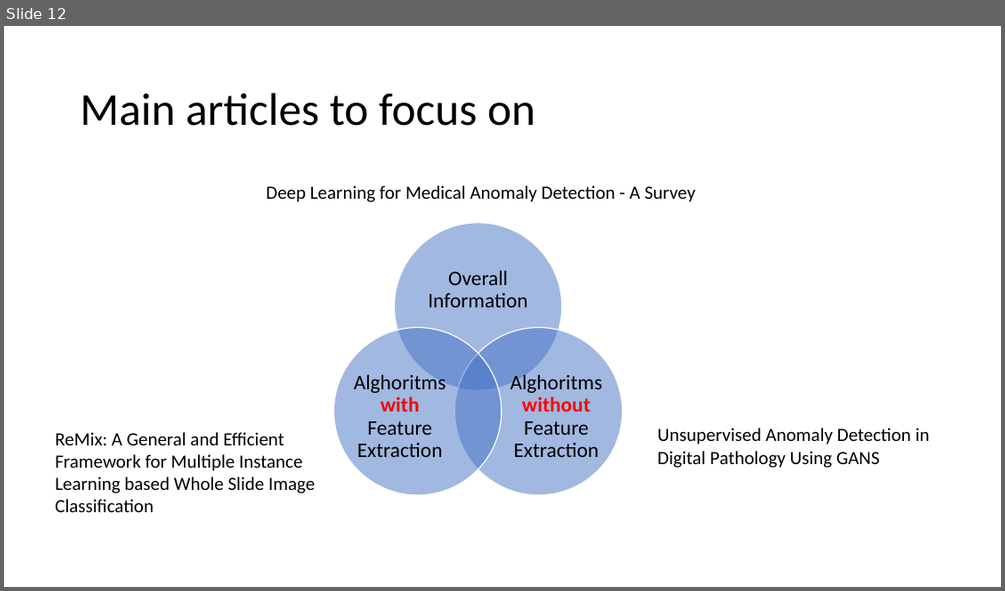
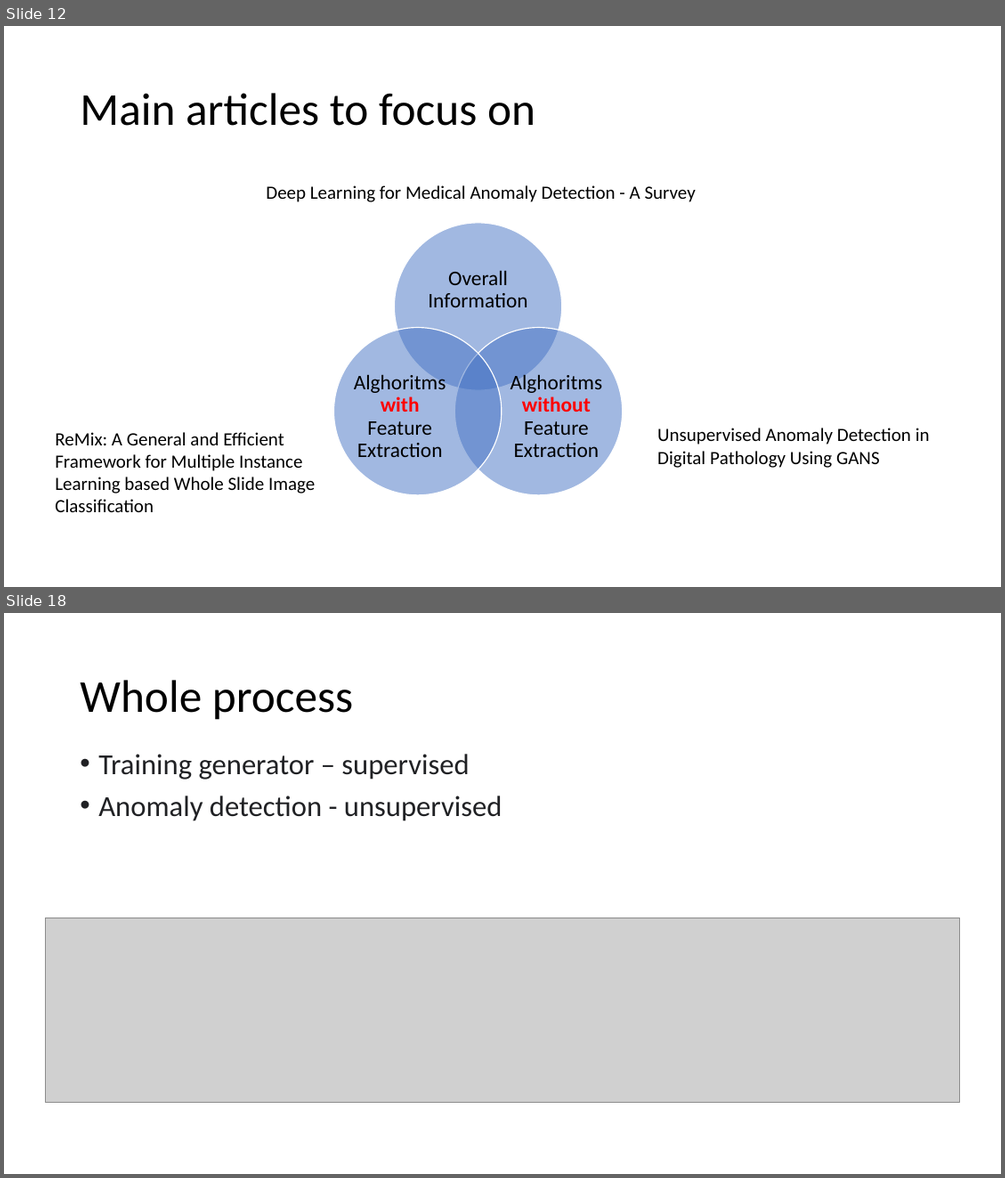
Before and after one commit to tymsoncyferki/Anomaly-Detection, a slide deck: Notes/Anomaly_Detection.pptx. Shown one above the other, each under a label of ours: slide 12 before the commit, slides 12 and 18 after it; the slides between them are not shown. The pictures are 1005x591 and 1005x1178 pixels, drawn with LibreOffice and Linux fonts; fonts in the diff are those of the drawing; grey boxes stand for pictures. Boxes give left, top, right and bottom in pixels: in the first picture for what was removed or moved away, otherwise in the second. Text is boxed around its words. In the diff, an @@ line names an element or a change of style, - is before the commit and + after.

```diff
--- a/Notes/Anomaly_Detection.pptx
+++ b/Notes/Anomaly_Detection.pptx
@@ slide 18 added at (4,613,1001,1174), background #FFFFFF @@
@@ title added at (80,680,353,720), 44 pt, text #000000 @@
+Whole process
@@ text added at (98,754,502,821), 28 pt, text #202124 @@
+• Training generator – supervised
+• Anomaly detection - unsupervised
@@ picture added at (45,917,960,1102) @@
```
Also in this commit, not shown: 5 other slides added.
